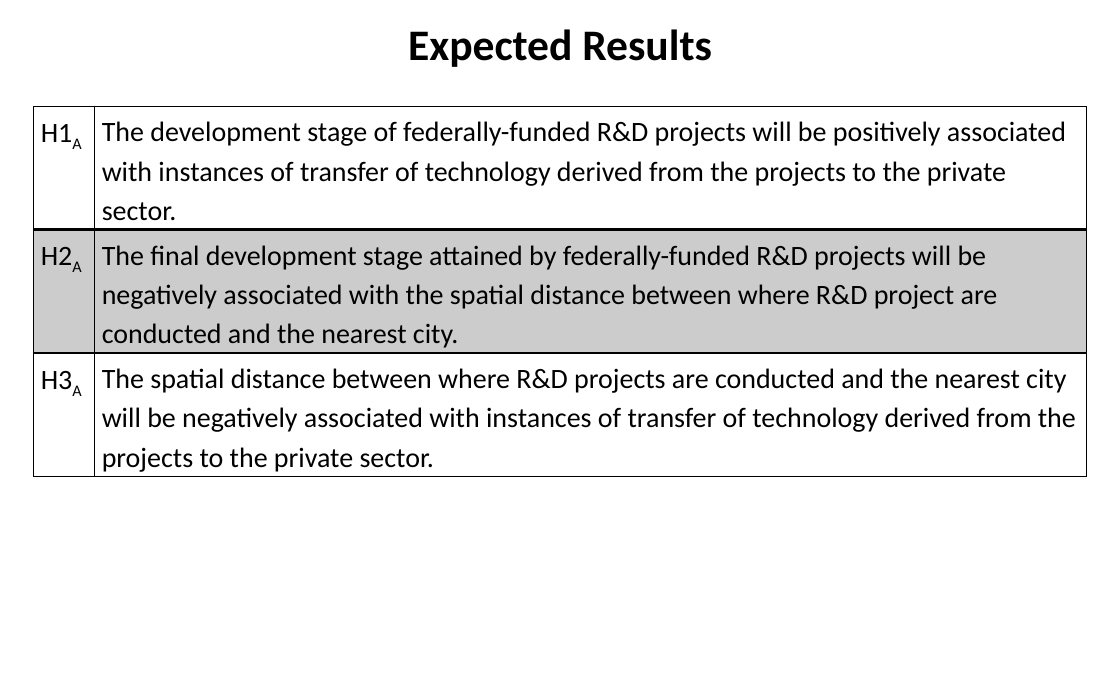
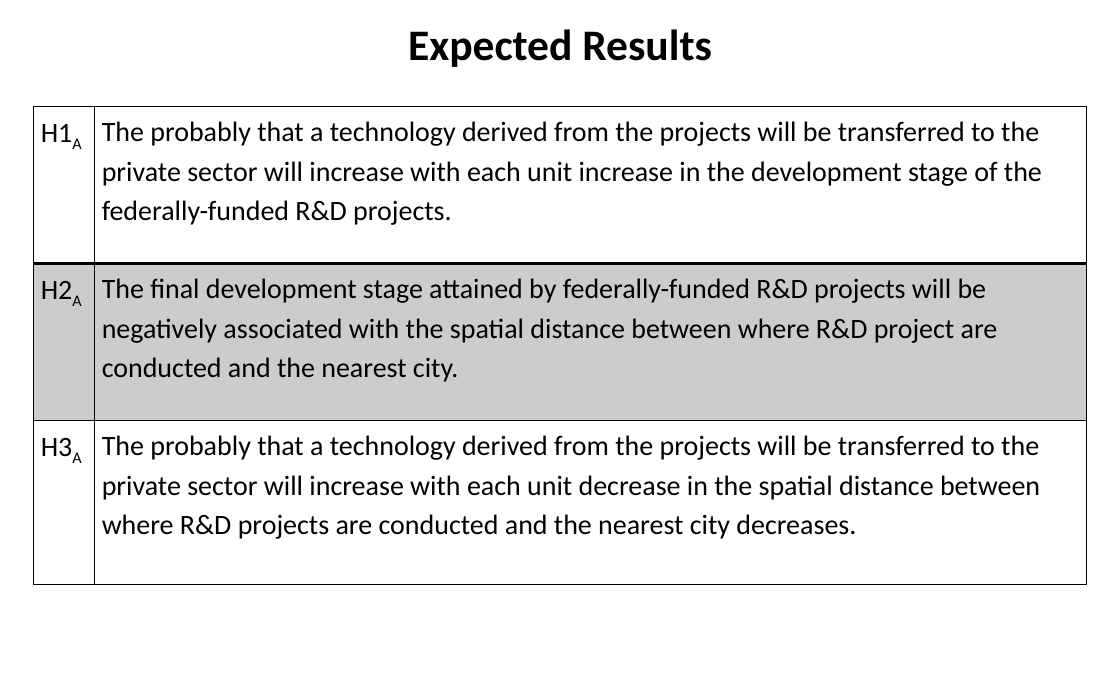
Before and after one commit to SLU-Courses-Townes/SOC5600, a slide deck: slide 35 of FinalProject/Presentation/Townes_SOC5600_FinalProject_Presentation.pptx. Drawn at 1120x700 pixels with LibreOffice and Linux fonts; fonts in the diff are those of the drawing. Boxes give left, top, right and bottom in pixels: in the first picture for what was removed or moved away, otherwise in the second. Text is boxed around its words. In the diff, an @@ line names an element or a change of style, - is before the commit and + after.

Commit message:
Draft of FinalProject presentation

```diff
--- a/FinalProject/Presentation/Townes_SOC5600_FinalProject_Presentation.pptx
+++ b/FinalProject/Presentation/Townes_SOC5600_FinalProject_Presentation.pptx
@@ table at (34, 106, 1086, 585) @@
-row 1, column 2: The development stage of federally-funded R&D projects will be positively associated with instances of transfer of technology derived from the projects to the private sector.
+row 1, column 2: The probably that a technology derived from the projects will be transferred to the private sector will increase with each unit increase in the development stage of the federally-funded R&D projects.
-row 3, column 2: The spatial distance between where R&D projects are conducted and the nearest city will be negatively associated with instances of transfer of technology derived from the projects to the private sector.
+row 3, column 2: The probably that a technology derived from the projects will be transferred to the private sector will increase with each unit decrease in the spatial distance between where R&D projects are conducted and the nearest city decreases.
```
Also in this commit, not shown: 6 other slides changed.
